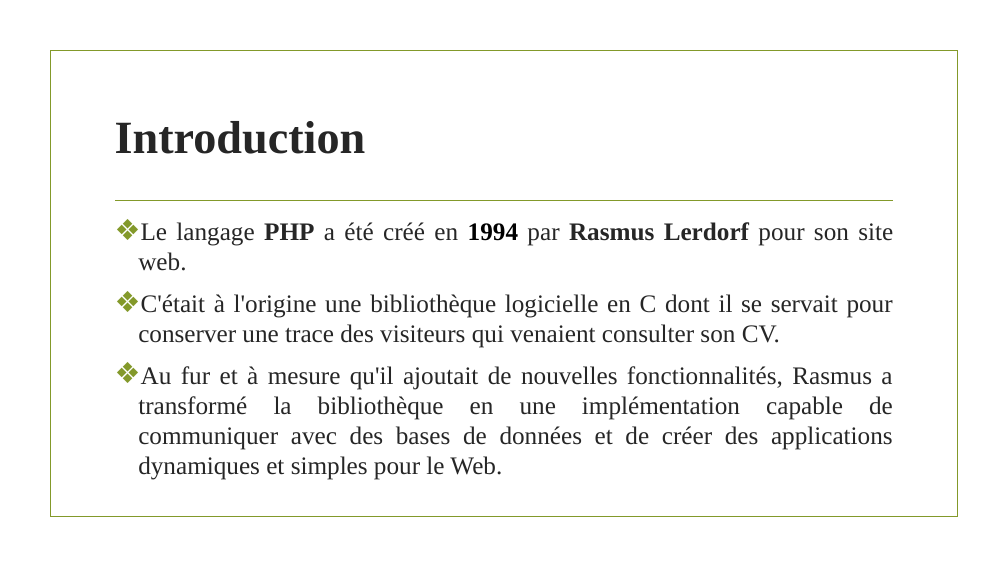
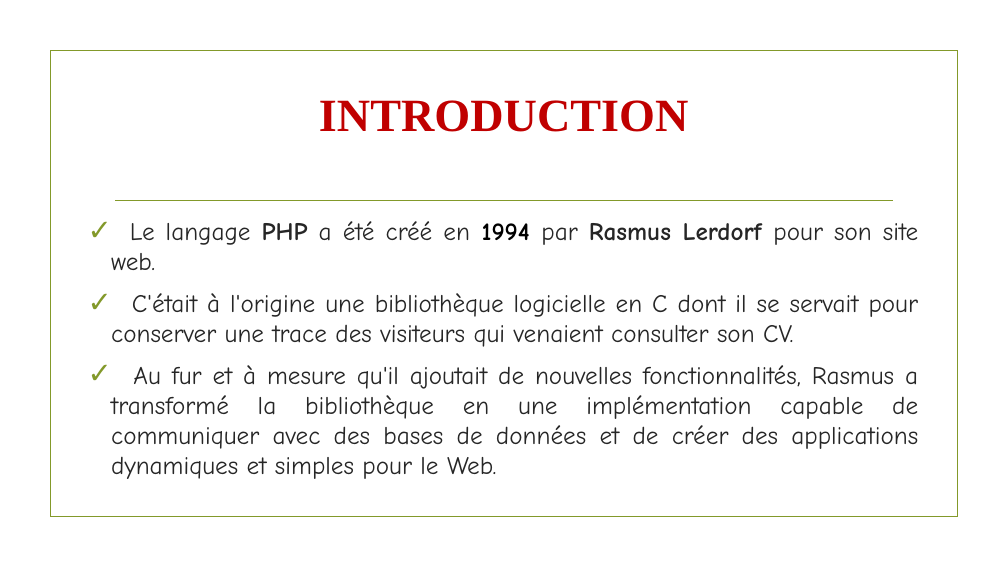
Before and after one commit to Bethel226/Langage_PHP, a slide deck: slide 3 of Le langage PHP.pptx. Drawn at 1008x567 pixels with LibreOffice and Linux fonts; fonts in the diff are those of the drawing; background and template pictures are left out. Boxes give left, top, right and bottom in pixels: in the first picture for what was removed or moved away, otherwise in the second. Text is boxed around its words. In the diff, an @@ line names an element or a change of style, - is before the commit and + after.

Commit message:
ajout qlq modif

```diff
--- a/Le langage PHP.pptx
+++ b/Le langage PHP.pptx
@@ title "INTRODUCTION" at [319, 100, 688, 132]: vertical alignment middle to top @@
@@ title at [319, 100, 688, 132]: text changed; text colour #262626 to #C00000 @@
-Introduction
+INTRODUCTION
@@ text "Le langage PHP a été ...": place and size @@
-text "Le langage PHP a été ..." at [138, 222, 893, 480]
+text "Le langage PHP a été ..." at [111, 221, 919, 479]
@@ text "Le langage PHP a été ..." at [111, 221, 919, 479]: font Times New Roman to Comic Neue; bullet ❖ to ✓ @@
```
Also in this commit, not shown: 3 other slides changed, 5 slides added, 2 slides removed.
